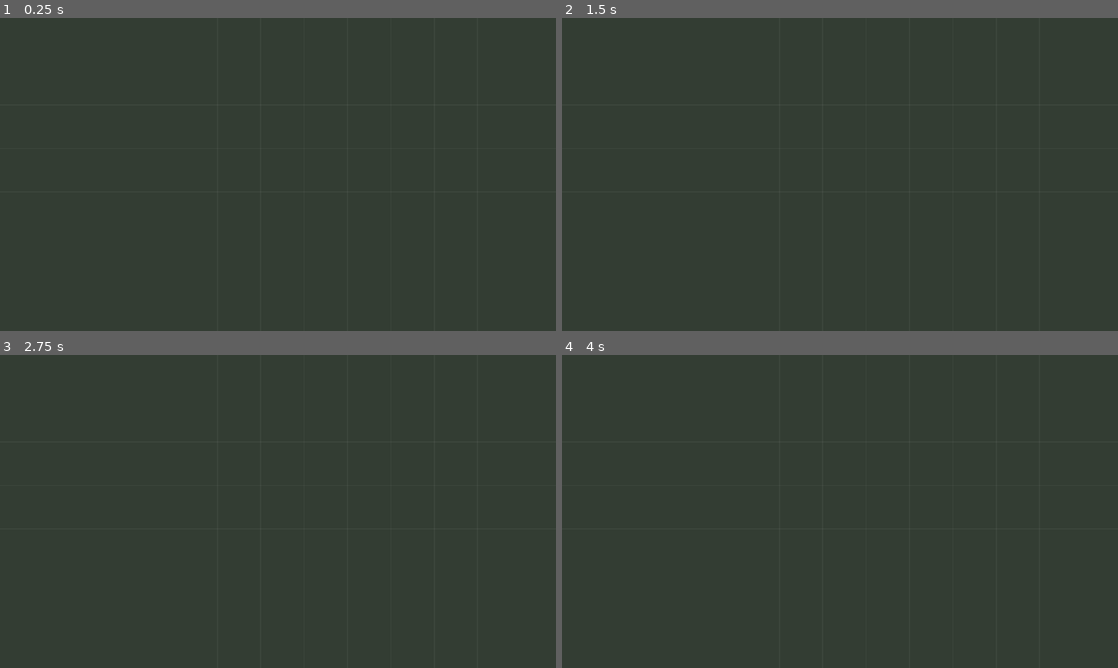
Above: before the commit, frames 1-4 (two rows, left to right).
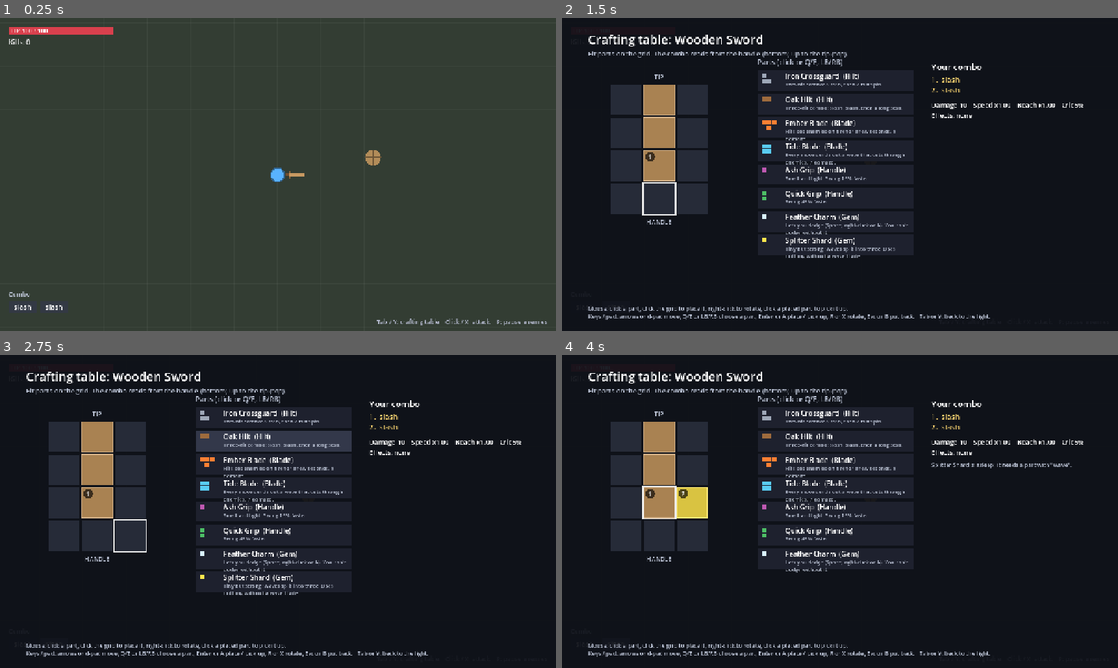
Above: after the commit, the same moments.

Repository: Durrannus/Modular-weapon-prototype
Game: Godot game, scene res://scenes/main.tscn
Two runs of this game, one before a commit and one after it. Both use one fixed random seed, a clock stepped at 60 frames per second and the inputs below.
Inputs (mouse positions are in pixels of both pictures, inside the frame that each line leads up to):
- Up to frame 1 (0.25 s): no input
- Up to frame 2 (1.5 s): tap Enter (menu_place) at 0.5 s; move the mouse to (962, 158) at 0.52 s; hold D (move_right) 0.53-1.28 s; click (962, 158) at 0.6 s; move the mouse to (728, 190) at 1.27 s; hold Escape (menu_back) from 1.28 s (still down); tap Tab (build) at 1.35 s
- Up to frame 3 (2.75 s): tap Space (dash) at 2, 2.1 s; move the mouse to (333, 442) at 2.02 s; release Escape (menu_back) at 2.03 s; hold D (move_right) from 2.03 s (still down)
- Up to frame 4 (4 s): tap Enter (menu_place) at 2.75 s; move the mouse to (812, 574) at 2.77 s; release D (move_right) at 2.78 s; hold W (move_up) 2.78-3.53 s; tap P (toggle_spawning) at 2.85 s; click (812, 574) at 2.92 s; tap Space (dash) at 3.5 s; move the mouse to (1006, 558) at 3.52 s; hold A (move_left) from 3.53 s (still down); tap Shift at 3.6 s

The runs differ from the first frame. In frame 1, 1.0% of the frame differs, in the area x 1-99%, y 2-99%; in frame 2, 95%; in frame 3, 93%; in frame 4, 95%, in the area x 0-100%, y 0-100%.
Error before the commit: Parse Error: Cannot infer the type of "burn" variable because the value doesn't have a set type. (res://scripts/player.gd:282)

Commit message:
Fix script error that stopped the game starting
A Variant-typed inference in player.gd failed to compile, which broke
main.gd. Also add the .uid files Godot 4.4+ generates.

Co-Authored-By: Claude Opus 5.5 <noreply@anthropic.com>
Claude-Session: https://claude.ai/code/session_01PcDKVkPofzbtLy82C9TbQ8

Diff:
--- a/scripts/player.gd
+++ b/scripts/player.gd
@@ -279,7 +279,7 @@
 
 func _hit_enemy(e, dmg: float, kdir: Vector2, knock: float) -> void:
 	var crit := randf() < float(weapon.get("crit", 0.05))
-	var burn := "burn" in weapon.get("effects", [])
+	var burn: bool = "burn" in weapon.get("effects", [])
 	e.take_hit(dmg * (2.0 if crit else 1.0), kdir, knock, crit, burn)
 
 
Not shown, added: scripts/enemy.gd.uid
Not shown, added: scripts/fx/damage_number.gd.uid
Not shown, added: scripts/fx/fx.gd.uid
Not shown, added: scripts/input_setup.gd.uid
Not shown, added: scripts/main.gd.uid
Not shown, added: scripts/parts/part_data.gd.uid
Not shown, added: scripts/parts/part_library.gd.uid
Not shown, added: scripts/player.gd.uid
Not shown, added: scripts/projectile.gd.uid
Not shown, added: scripts/ui/build_menu.gd.uid
Not shown, added: scripts/ui/hud.gd.uid
Not shown, added: scripts/weapon/weapon_build.gd.uid
